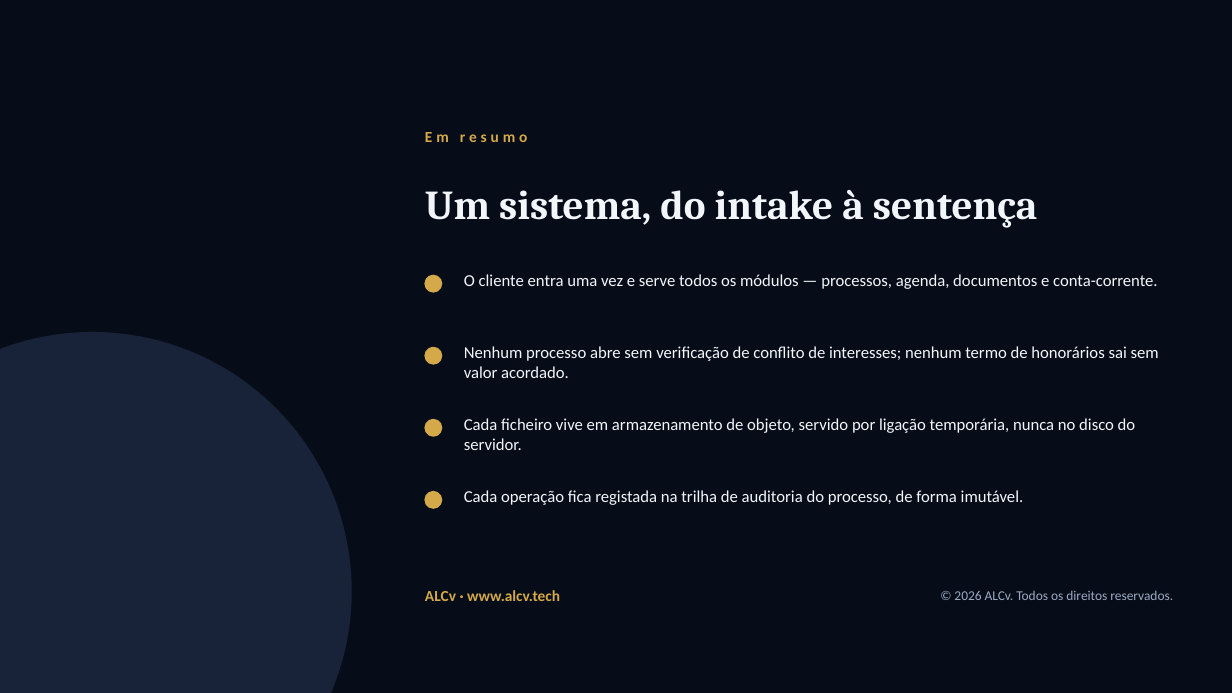
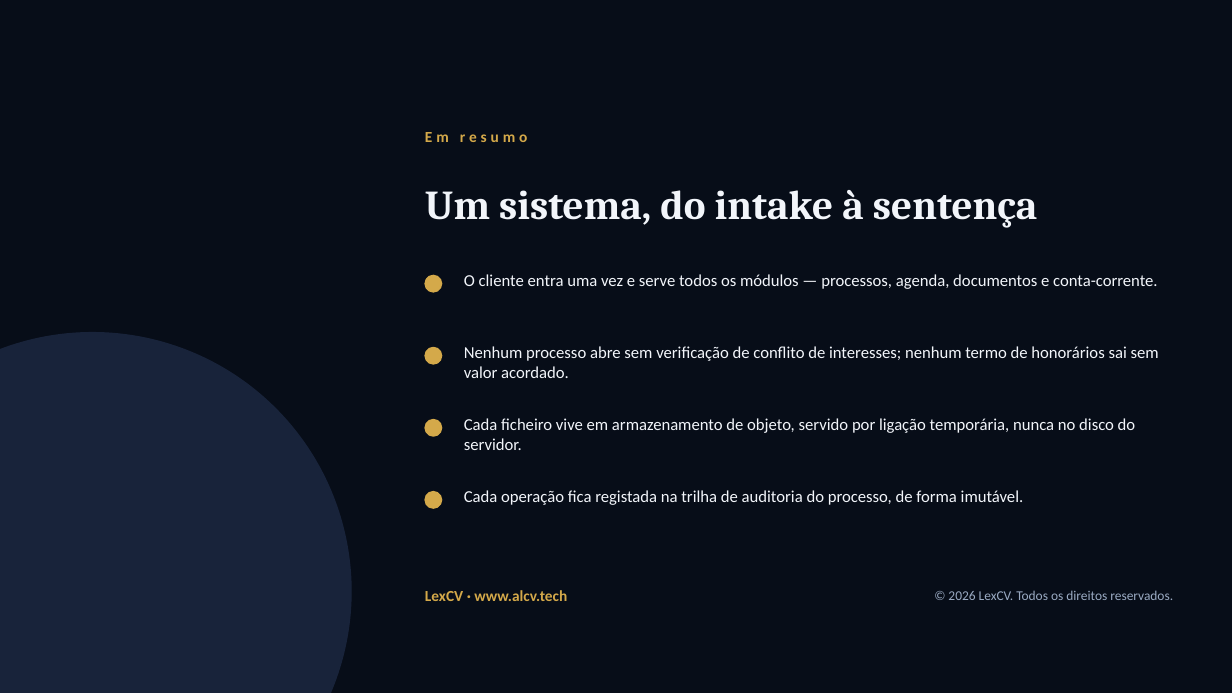
Before and after one commit to tchspprtcv/lexcv, a slide deck: slide 41 of docs/MANUAL_DO_UTILIZADOR.pptx. Drawn at 1232x693 pixels with LibreOffice and Linux fonts; fonts in the diff are those of the drawing. Boxes give left, top, right and bottom in pixels: in the first picture for what was removed or moved away, otherwise in the second. Text is boxed around its words. In the diff, an @@ line names an element or a change of style, - is before the commit and + after.

```diff
--- a/docs/MANUAL_DO_UTILIZADOR.pptx
+++ b/docs/MANUAL_DO_UTILIZADOR.pptx
@@ text at (425,590,567,601): text changed @@
-ALCv · www.alcv.tech
+LexCV · www.alcv.tech
@@ text at (948,590,1173,600): text changed @@
-© 2026 ALCv. Todos os direitos reservados.
+© 2026 LexCV. Todos os direitos reservados.
```
Also in this commit, not shown: 3 other slides changed, 30 other files.
